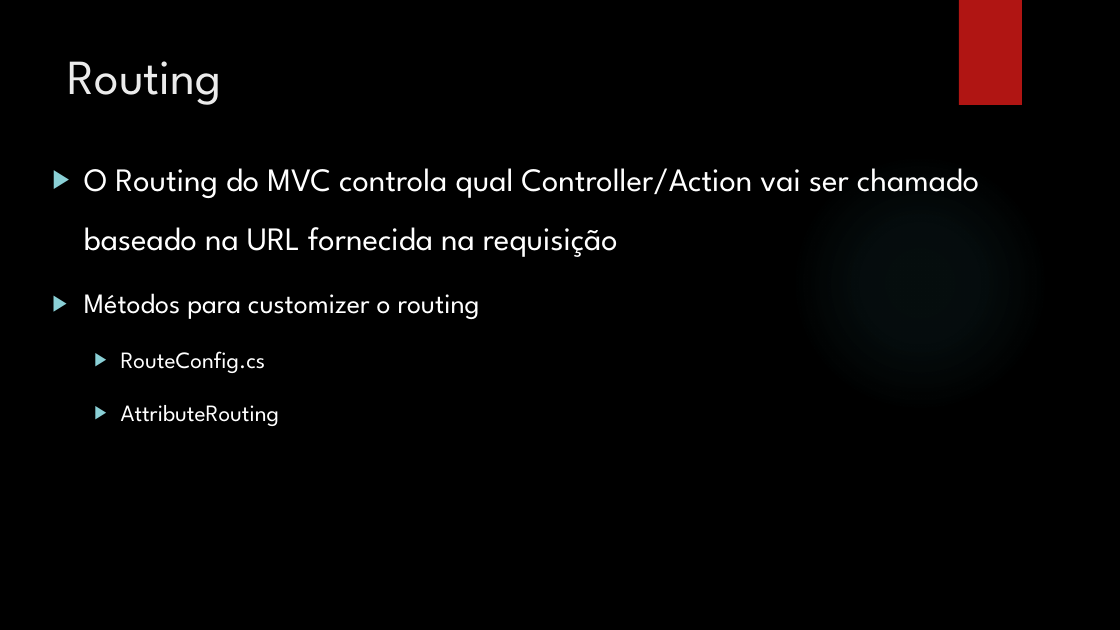
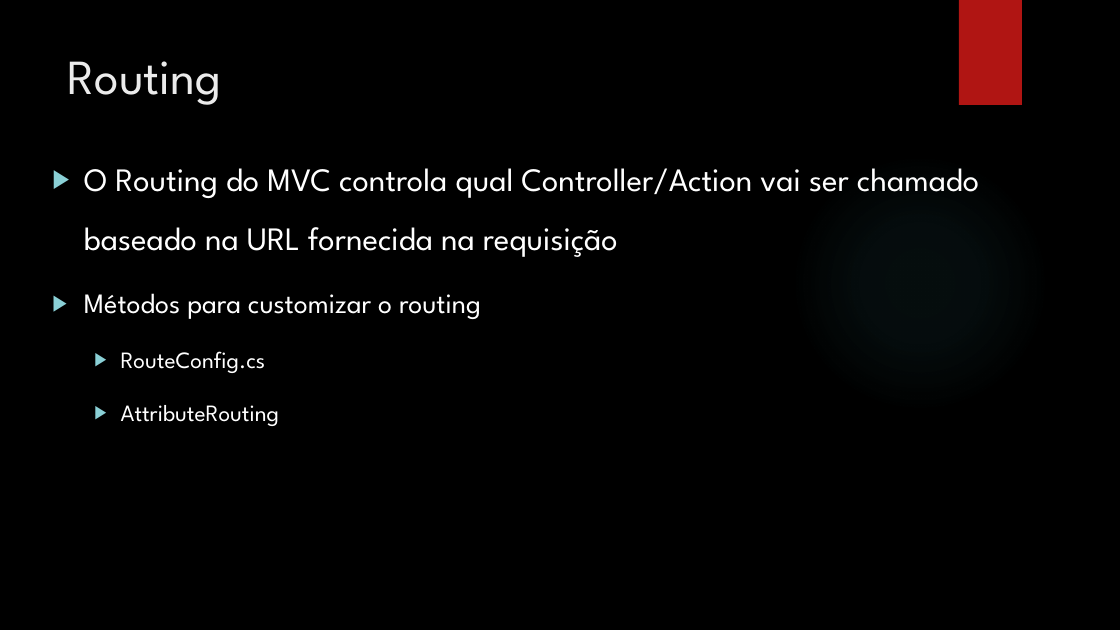
Before and after one commit to leolana/AspnetMvcLab, a slide deck: slide 27 of Presentation/AspNetMvc.pptx. Drawn at 1120x630 pixels with LibreOffice and Linux fonts; fonts in the diff are those of the drawing; background and template pictures are left out. Boxes give left, top, right and bottom in pixels: in the first picture for what was removed or moved away, otherwise in the second. Text is boxed around its words. In the diff, an @@ line names an element or a change of style, - is before the commit and + after.

```diff
--- a/Presentation/AspNetMvc.pptx
+++ b/Presentation/AspNetMvc.pptx
@@ text at (x1=84, y1=293, x2=481, y2=319): text changed @@
-▶ Métodos para customizer o routing
+▶ Métodos para customizar o routing
```
Also in this commit, not shown: 7 other slides changed, 6 other files.
